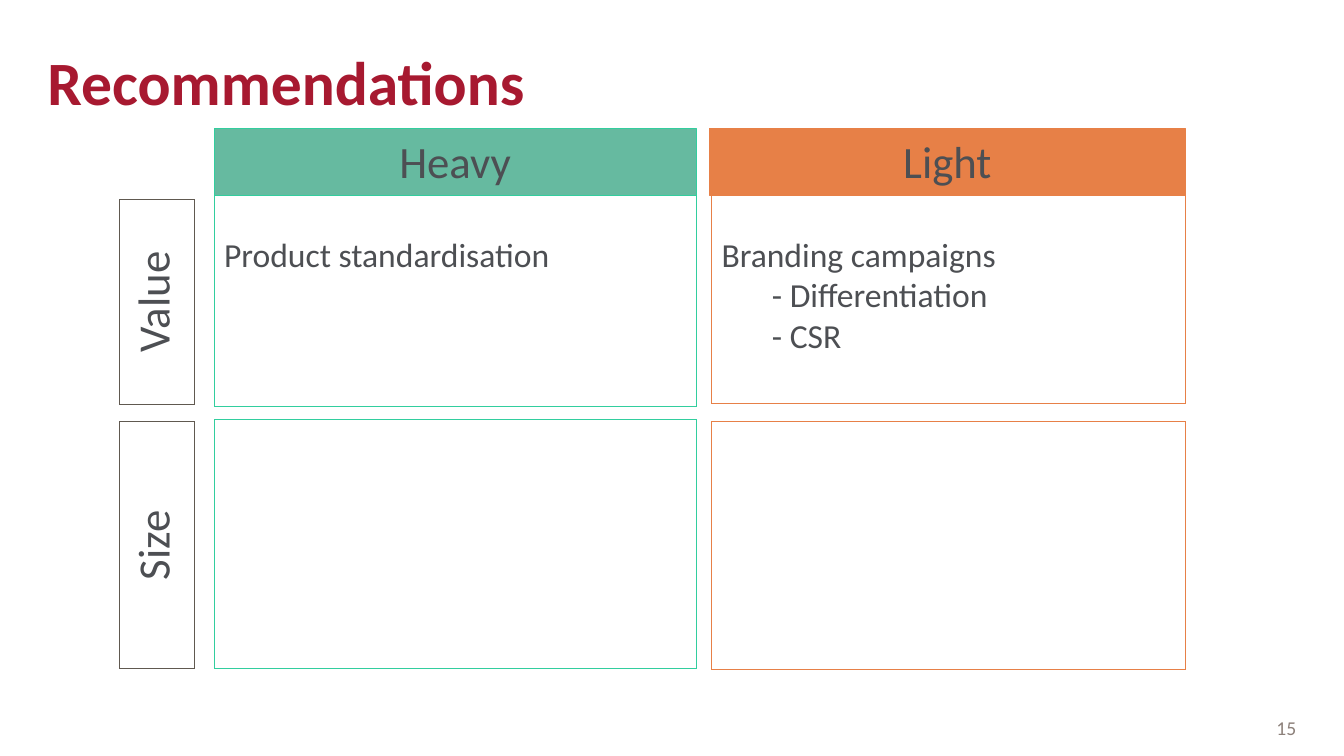
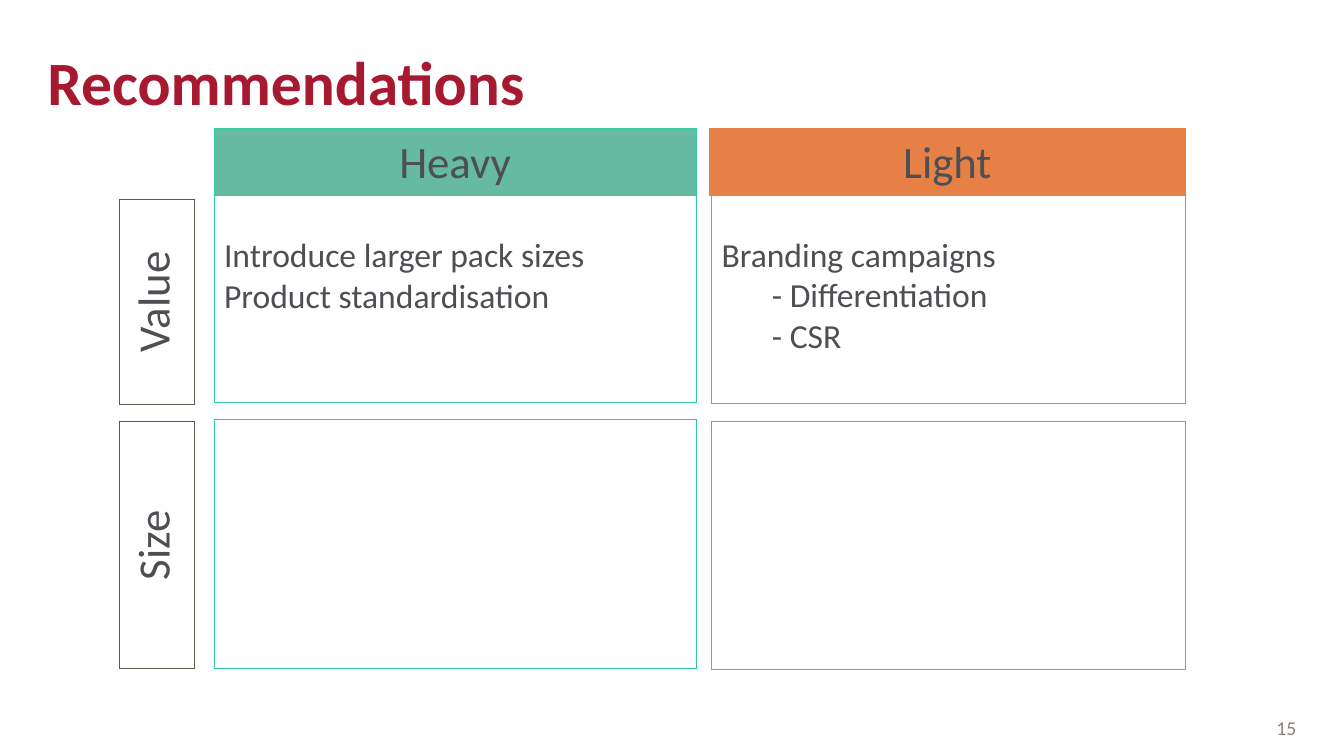
Before and after one commit to Jim89/retailGroupProject, a slide deck: slide 15 of Instant Coffee V4.pptx. Drawn at 1344x756 pixels with LibreOffice and Linux fonts; fonts in the diff are those of the drawing. Boxes give left, top, right and bottom in pixels: in the first picture for what was removed or moved away, otherwise in the second. Text is boxed around its words. In the diff, an @@ line names an element or a change of style, - is before the commit and + after.

Commit message:
Tidy up recs tables

```diff
--- a/Instant Coffee V4.pptx
+++ b/Instant Coffee V4.pptx
@@ rectangle "Introduce larger pack sizes" resized from (x1=214, y1=196, x2=696, y2=406) to (x1=214, y1=196, x2=696, y2=402) @@
@@ text in rectangle at (x1=224, y1=243, x2=584, y2=273): paragraph added @@
+Introduce larger pack sizes
```
